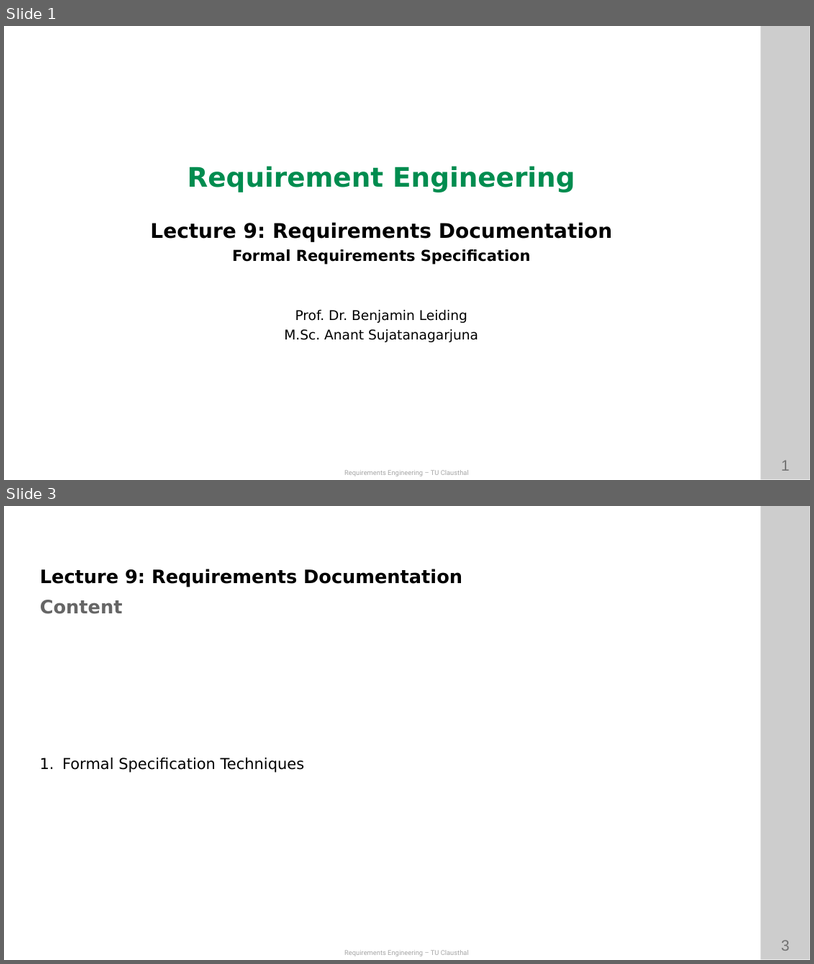
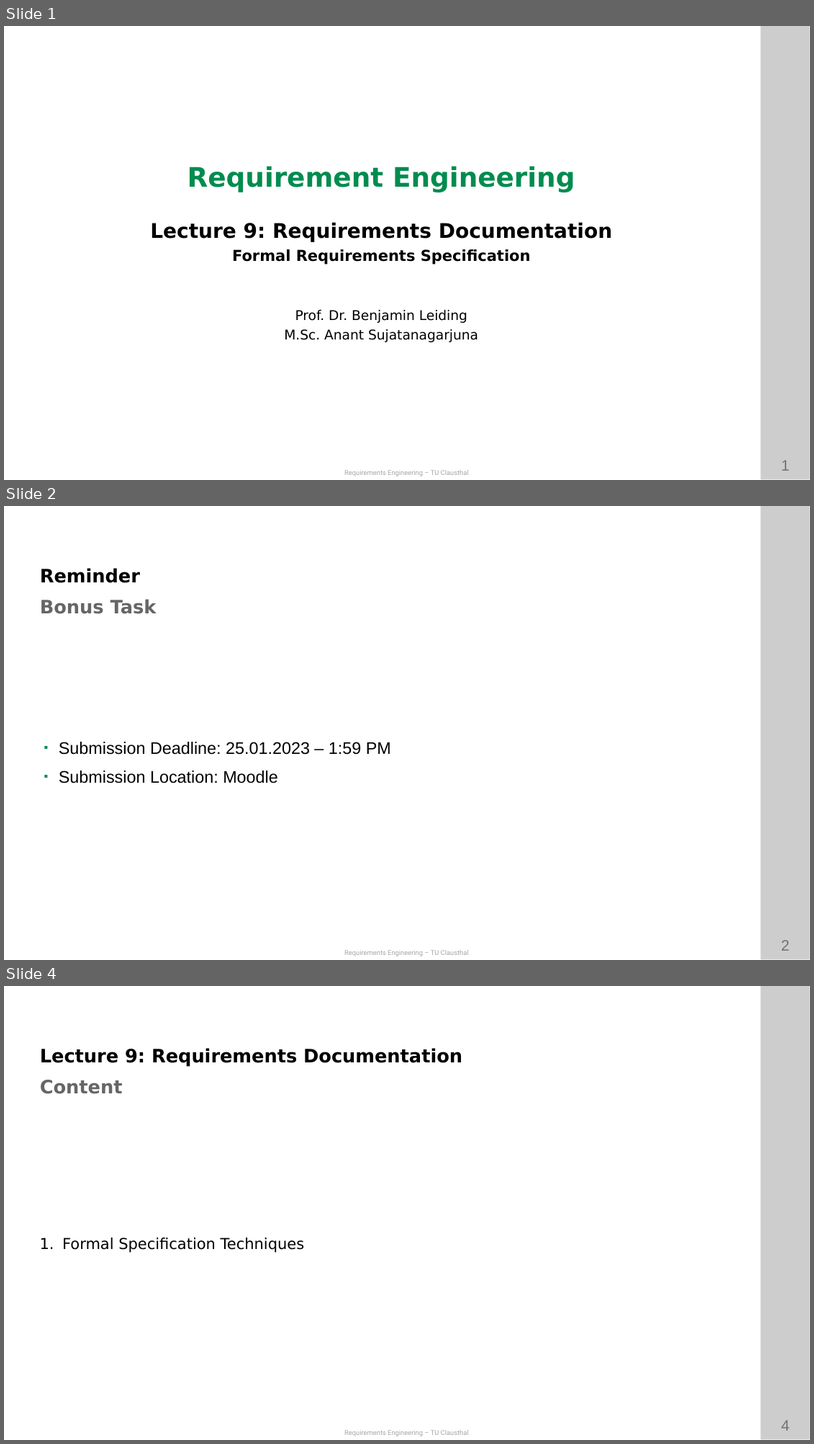
Before and after one commit to ETCE-LAB/teaching-material, a slide deck: Requirements-Engineering/RE-L09-Documentation--Formal.pptx. Shown one above the other, each under a label of ours: slides 1 and 3 before the commit, slides 1, 2 and 4 after it; the slides between them are not shown. The pictures are 814x964 and 814x1444 pixels, drawn with LibreOffice and Linux fonts; fonts in the diff are those of the drawing; background and template pictures are left out. Boxes give left, top, right and bottom in pixels: in the first picture for what was removed or moved away, otherwise in the second. Text is boxed around its words. In the diff, an @@ line names an element or a change of style, - is before the commit and + after.

```diff
--- a/Requirements-Engineering/RE-L09-Documentation--Formal.pptx
+++ b/Requirements-Engineering/RE-L09-Documentation--Formal.pptx
@@ slide 2 added at (4, 506, 810, 960), background #FFFFFF; not listed: 4 template elements that a slide beside it also shows @@
@@ text added at (40, 568, 140, 583), 22 pt, text #000000, bold @@
+Reminder
@@ text added at (40, 599, 157, 614), 22 pt, text #666666, bold @@
+Bonus Task
@@ text added at (59, 741, 391, 783), 20 pt, text #000000 @@
+◾ Submission Deadline: 25.01.2023 – 1:59 PM
+◾ Submission Location: Moodle
@@ what was slide 3 is now slide 4 @@
@@ page number at (782, 1419, 790, 1430): text changed @@
-3
+4
```
Also in this commit, not shown: 9 slides changed, 3 other slides added, 1 other file.
